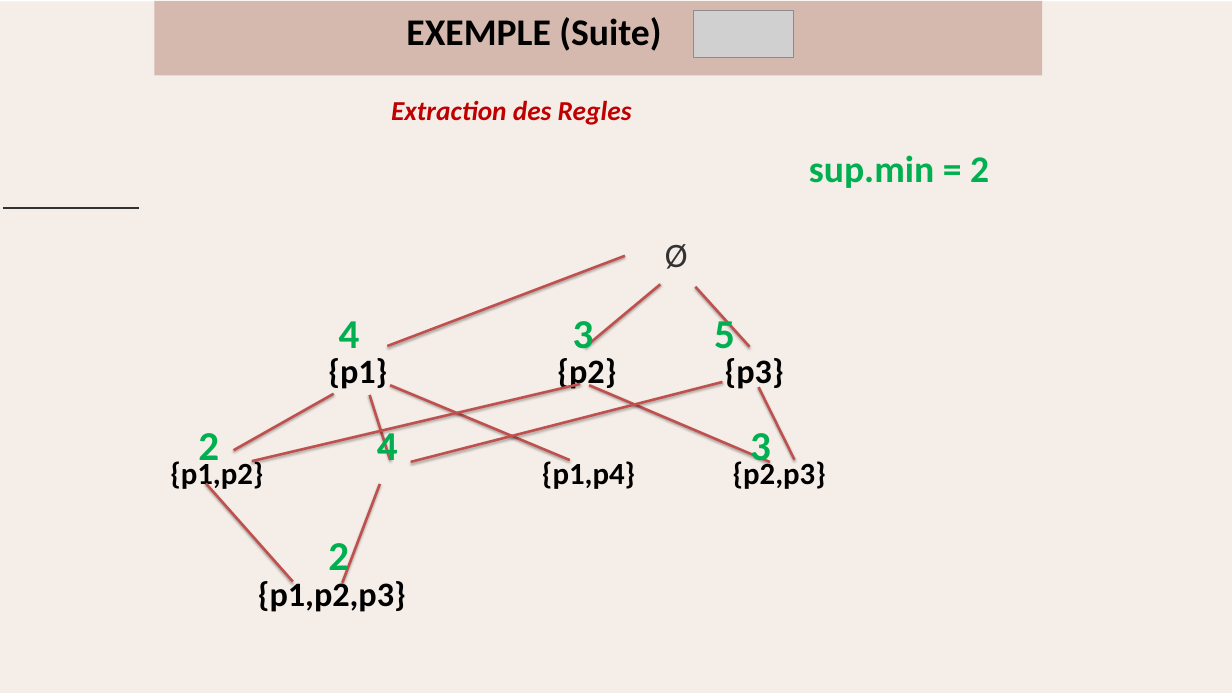
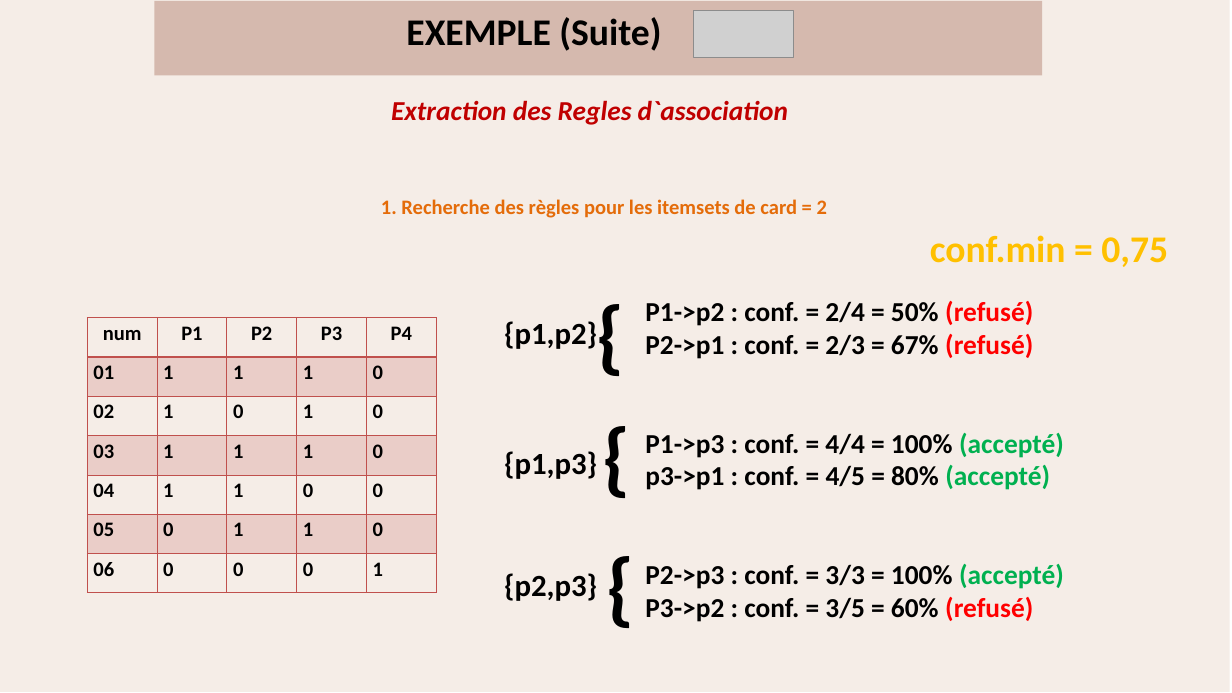
Before and after one commit to wassila90/projetADS, a slide deck: slide 13 of Présentation_Regles_association.pptx. Drawn at 1232x693 pixels with LibreOffice and Linux fonts; fonts in the diff are those of the drawing; grey boxes stand for pictures. Boxes give left, top, right and bottom in pixels: in the first picture for what was removed or moved away, otherwise in the second. Text is boxed around its words. In the diff, an @@ line names an element or a change of style, - is before the commit and + after.

Commit message:
Extraction des regles d`association

```diff
--- a/Présentation_Regles_association.pptx
+++ b/Présentation_Regles_association.pptx
@@ freeform shape at <box>0,0,1230,692</box>: outline redrawn @@
@@ text at <box>391,100,788,125</box>: text changed @@
-Extraction des Regles
+Extraction des Regles d`association
@@ text removed at <box>809,155,989,188</box> @@
-sup.min = 2
@@ freeform shape removed at <box>2,208,139,208</box> @@
@@ text added at <box>381,199,827,218</box>, 24 pt, text #E46C0A, bold @@
+1. Recherche des règles pour les itemsets de card = 2
@@ text added at <box>930,235,1168,267</box>, 44 pt, text #FFC000, bold @@
+conf.min = 0,75
@@ line removed from (387, 346) to (625, 256) @@
@@ title removed at <box>665,244,688,269</box> @@
-Ø
@@ line removed from (585, 347) to (660, 285) @@
@@ text added at <box>591,279,637,385</box>, 96 pt, text #000000, bold @@
+{
@@ line removed from (750, 347) to (695, 286) @@
@@ table added at <box>87,318,436,593</box>, 7 rows, 5 columns @@
+num | P1 | P2 | P3 | P4
+01 | 1 | 1 | 1 | 0
+02 | 1 | 0 | 1 | 0
+03 | 1 | 1 | 1 | 0
+04 | 1 | 1 | 0 | 0
+05 | 0 | 1 | 1 | 0
+06 | 0 | 0 | 0 | 1
@@ text removed at <box>339,315,735,359</box> @@
-4 3 5
@@ text at <box>504,321,597,601</box>: text changed @@
-{p1,p2} {p1,p4} {p2,p3}
+{p1,p2}
+{p1,p3}
+{p2,p3}
@@ text added at <box>645,301,1064,622</box>, 32 pt, text #000000, bold @@
+P1->p2 : conf. = 2/4 = 50% (refusé)
+P2->p1 : conf. = 2/3 = 67% (refusé)
+P1->p3 : conf. = 4/4 = 100% (accepté)
+p3->p1 : conf. = 4/5 = 80% (accepté)
+P2->p3 : conf. = 3/3 = 100% (accepté)
+P3->p2 : conf. = 3/5 = 60% (refusé)
@@ text removed at <box>328,358,784,392</box> @@
-{p1} {p2} {p3}
@@ line removed from (252, 461) to (580, 384) @@
@@ line removed from (390, 385) to (570, 460) @@
@@ line removed from (411, 462) to (723, 382) @@
@@ line removed from (770, 462) to (589, 385) @@
@@ line removed from (795, 460) to (758, 387) @@
@@ line removed from (334, 394) to (233, 450) @@
@@ line removed from (370, 395) to (390, 460) @@
@@ text added at <box>596,401,642,507</box>, 96 pt, text #000000, bold @@
+{
@@ text removed at <box>198,427,771,471</box> @@
-2 4 3
@@ line removed from (206, 484) to (293, 582) @@
@@ line removed from (380, 484) to (342, 583) @@
@@ text added at <box>600,532,646,638</box>, 96 pt, text #000000, bold @@
+{
@@ text removed at <box>328,543,349,581</box> @@
-2
@@ text removed at <box>258,578,406,612</box> @@
-{p1,p2,p3}
```
Also in this commit, not shown: 4 other slides changed, 2 slides added.
